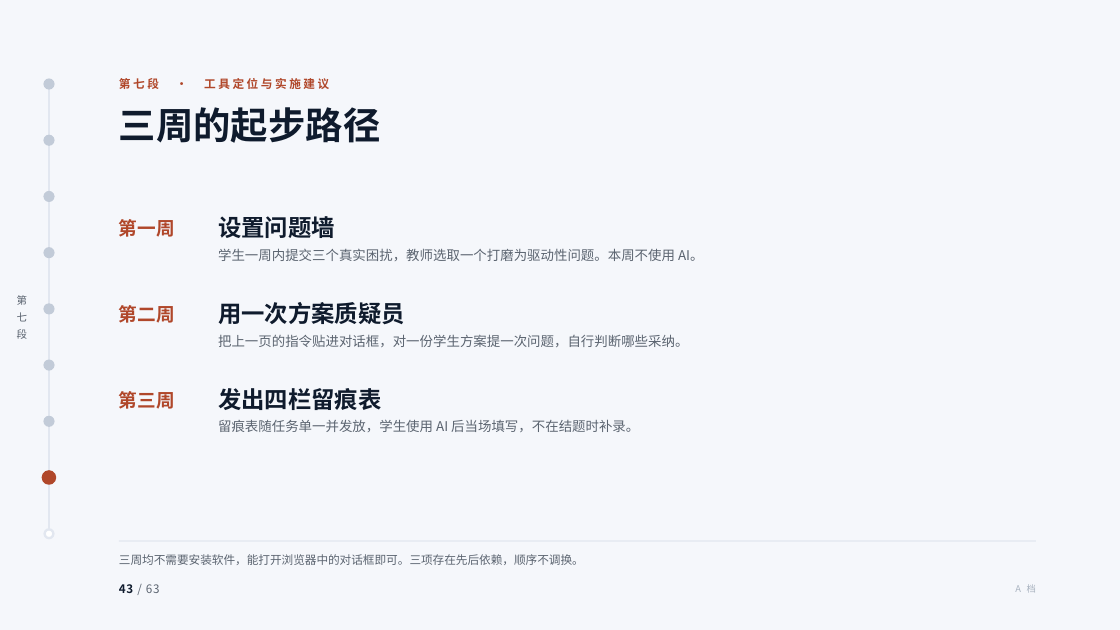
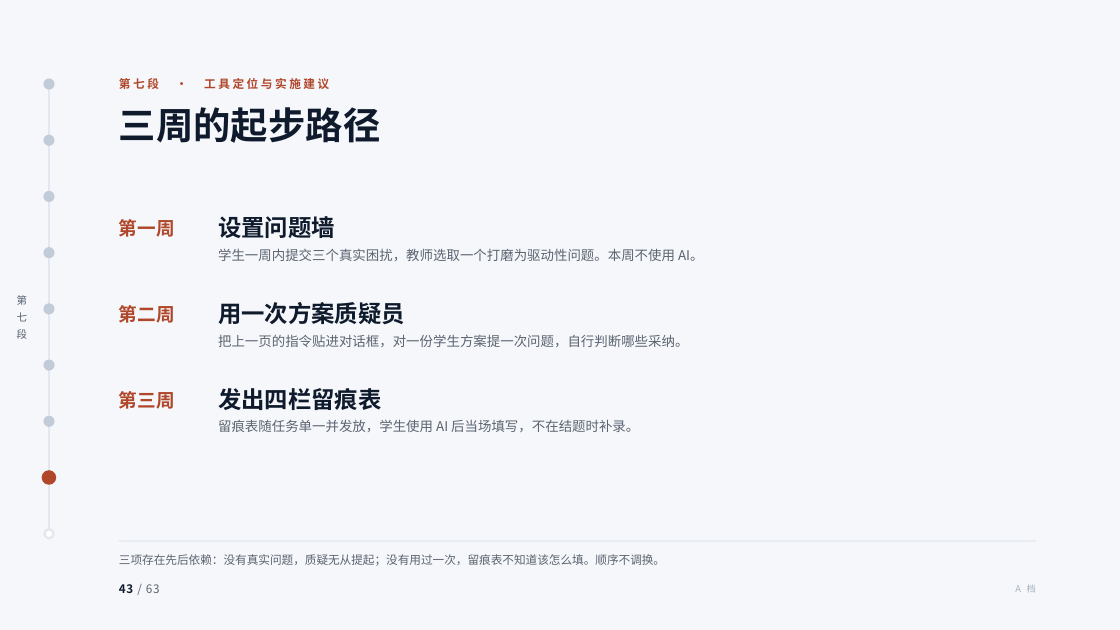
Before and after one commit to tonyxinvip/slides, a slide deck: slide 43 of comprehensive-practice-ai/做中学与综合实践活动.pptx. Drawn at 1120x630 pixels with LibreOffice and Linux fonts; fonts in the diff are those of the drawing. Boxes give left, top, right and bottom in pixels: in the first picture for what was removed or moved away, otherwise in the second. Text is boxed around its words. In the diff, an @@ line names an element or a change of style, - is before the commit and + after.

```diff
--- a/comprehensive-practice-ai/做中学与综合实践活动.pptx
+++ b/comprehensive-practice-ai/做中学与综合实践活动.pptx
@@ text at <box>119,554,665,566</box>: text changed @@
-三周均不需要安装软件，能打开浏览器中的对话框即可。三项存在先后依赖，顺序不调换。
+三项存在先后依赖：没有真实问题，质疑无从提起；没有用过一次，留痕表不知道该怎么填。顺序不调换。
```
Also in this commit, not shown: 6 other slides changed, 7 other files.
